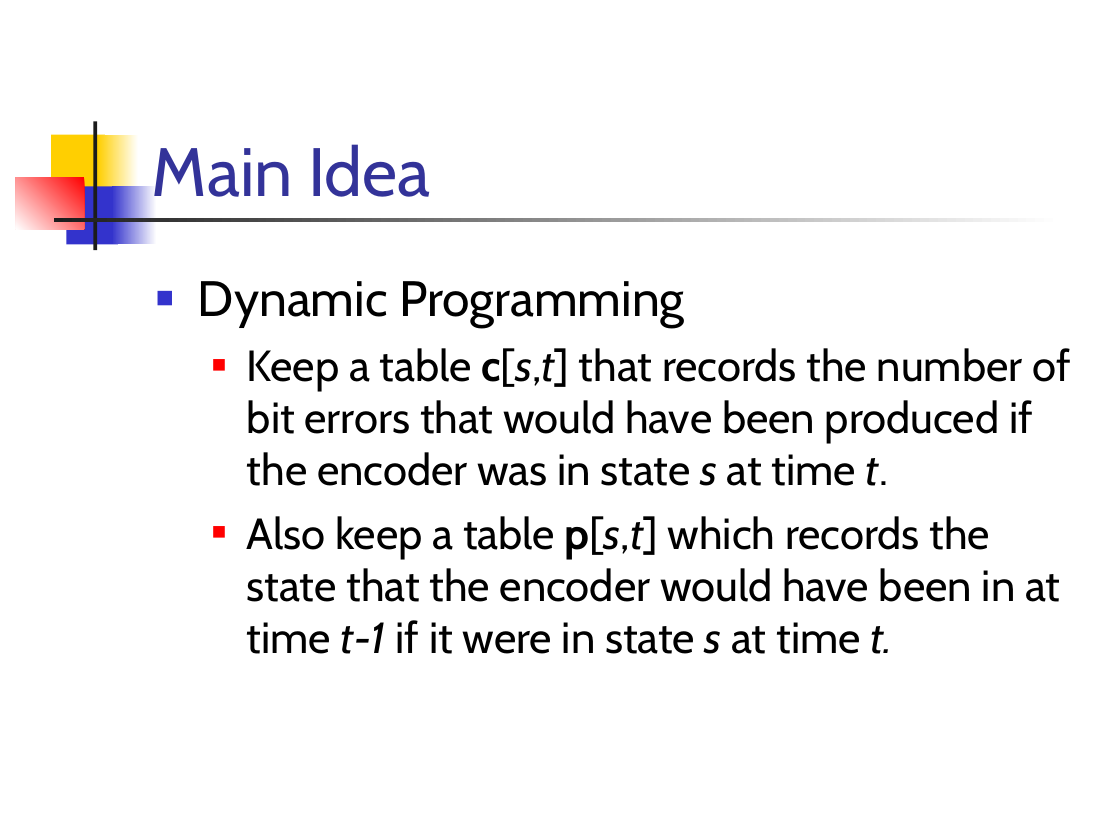
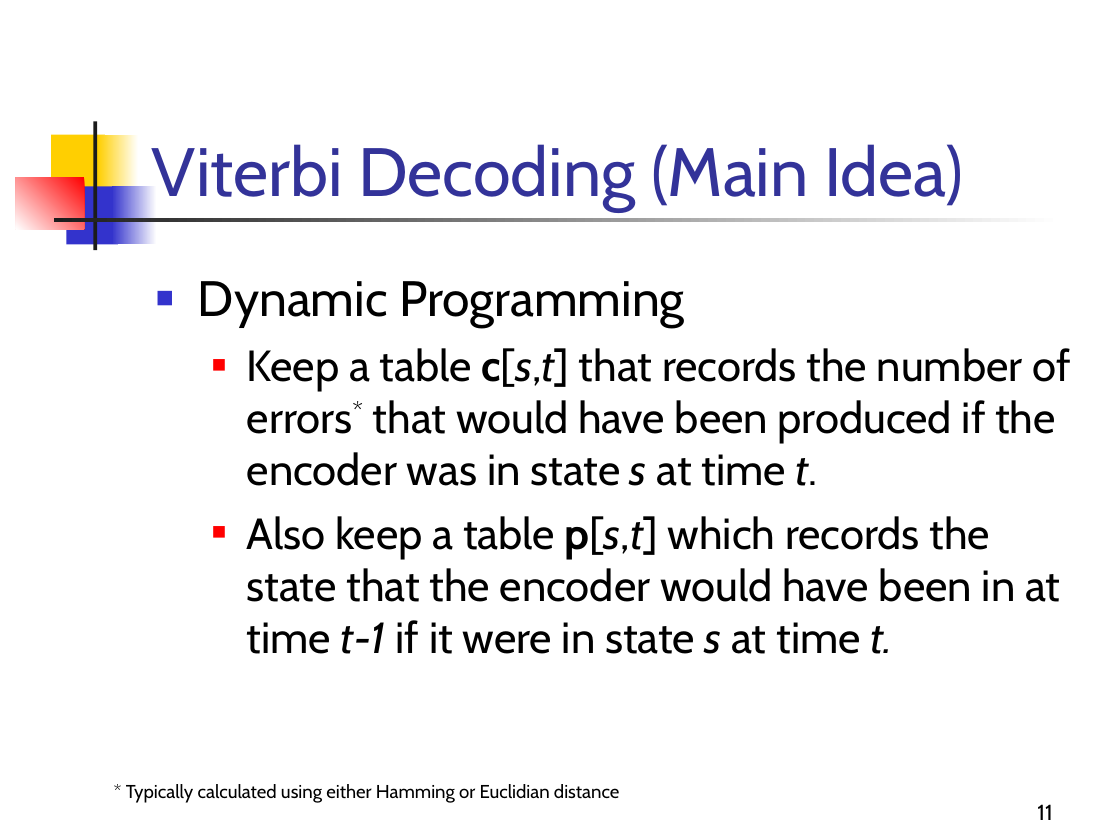
Before and after one commit to rrnewton/StreamIt, a slide deck: slide 11 of streams/apps/applications/hdtv/docs/Viterbi-Decoding.ppt (slide 10 before the commit). Drawn at 1120x840 pixels with LibreOffice and Linux fonts; fonts in the diff are those of the drawing. Boxes give left, top, right and bottom in pixels: in the first picture for what was removed or moved away, otherwise in the second. Text is boxed around its words. In the diff, an @@ line names an element or a change of style, - is before the commit and + after.

```diff
--- a/streams/apps/applications/hdtv/docs/Viterbi-Decoding.ppt
+++ b/streams/apps/applications/hdtv/docs/Viterbi-Decoding.ppt
@@ title at [152,144,964,211]: text changed @@
-Main Idea
+Viterbi Decoding (Main Idea)
@@ text at [247,348,1070,486]: text changed @@
-  ■ Keep a table c[s,t] that records the number of bit errors that would have been produced if the encoder was in state s at time t.
+  ■ Keep a table c[s,t] that records the number of errors* that would have been produced if the encoder was in state s at time t.
@@ text added at [126,784,620,803], 12 pt, text #000000 @@
+* Typically calculated using either Hamming or Euclidian distance
@@ page number added at [1037,804,1052,820], 14 pt, text #000000 @@
+11
```
Also in this commit, not shown: 24 other slides changed, 2 slides added, 1 slide removed, 1 other file.
